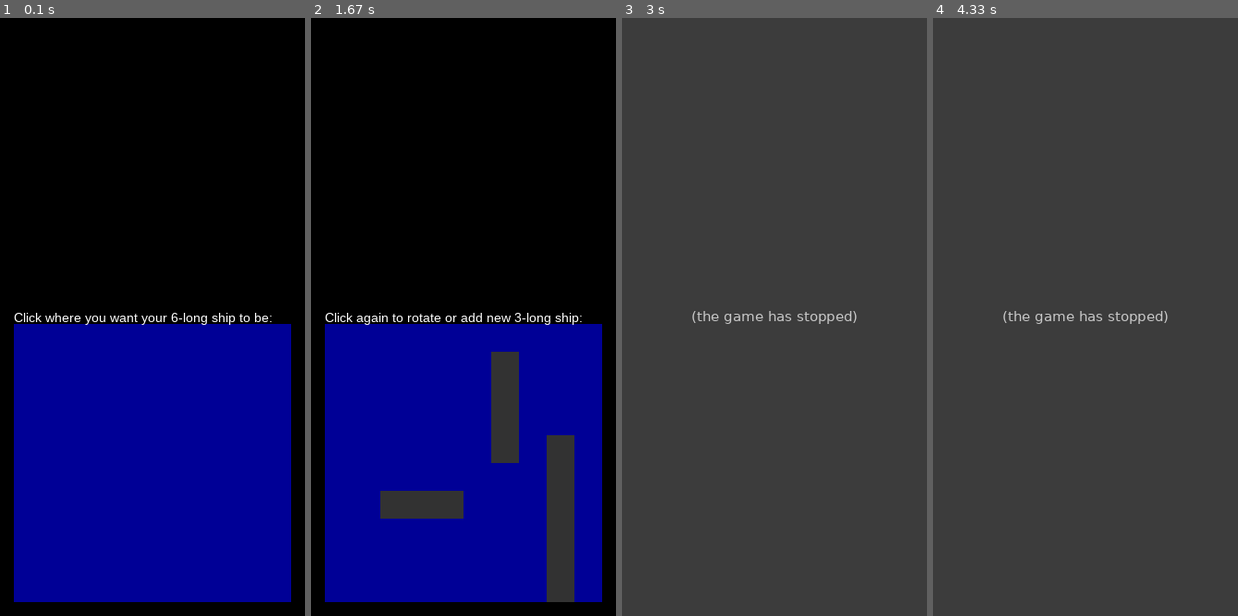
Above: before the commit, frames 1-4 (left to right).
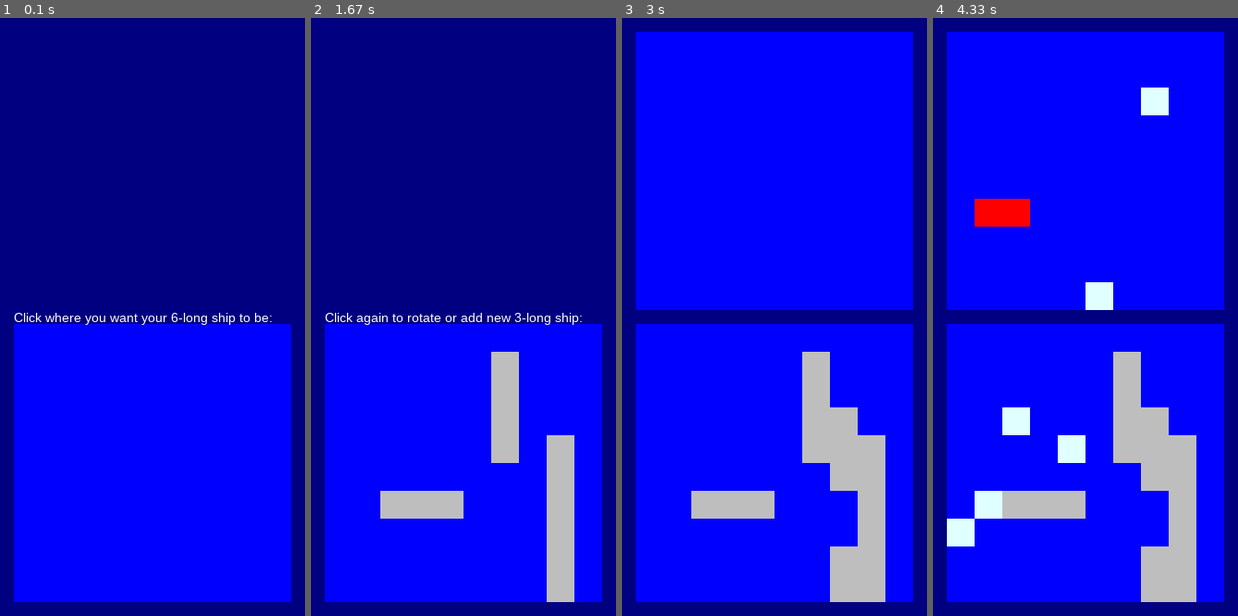
Above: after the commit, the same moments.

Repository: LukeStorry/pygame-battleships
Game: pygame game, started from battleships.py
The game is run twice, just before and just after one commit, with the same random seed, the same clock (stepped at 60 frames per second) and the same inputs.
Inputs (mouse positions are in pixels of both pictures, inside the frame that each line leads up to):
- Up to frame 1 (0.1 s): no input
- Up to frame 2 (1.67 s): click (561, 299) at 0.38 s; click (494, 448) at 0.72 s; click (500, 370) at 1.05 s; click (390, 197) at 1.38 s
- Up to frame 3 (3 s): click (777, 382) at 1.72 s; click (853, 412) at 2.05 s; click (853, 263) at 2.38 s; click (884, 269) at 2.72 s
- Up to frame 4 (4.33 s): click (997, 203) at 3.05 s; click (1097, 293) at 3.38 s; click (1018, 209) at 3.72 s; click (1167, 382) at 4.05 s

The runs differ from the first frame. In frame 1, 100% of the frame differs, in the area x 0-100%, y 0-100%; in frame 2, 100%; in frame 3, 100%; in frame 4, 100%.
Before the commit the program exited at 2.4 s; later frames show no game.

Commit message:
finished refactor

Diff:
--- a/battleships.py
+++ b/battleships.py
@@ -1,5 +1,4 @@
 
-import sys
 import pygame
 import random
 from enum import Enum
@@ -17,8 +16,7 @@
 
 class Ship:
     def __init__(self, x, y, d, l):
-        self.x = x
-        self.y = y
+        self.location = (x, y)
         self.direction = d
         self.length = l
 
@@ -34,12 +32,12 @@
                 self.coordinate_list.append((x - i, y))
 
     def __str__(self):
-        return "Ship: ({}, {}), {}, Length {}".format(
-            self.x, self.y, self.direction, self.length)
+        return "Ship: ({},{}), {}, Length {}".format(
+            *self.location, self.direction, self.length)
 
 
 class Board:
-    def __init__(self, size, ship_sizes=[6, 4, 3, 3, 2]):
+    def __init__(self, size=10, ship_sizes=[6, 4, 3, 3, 2]):
         self.size = size
         self.ship_sizes = ship_sizes
         self.ships_list = []
@@ -55,16 +53,14 @@
                 return False
         return True
 
-    def add(self, ship: Ship):
+    def add_ship(self, ship: Ship):
         if self.is_valid(ship):
-            print(ship)
             self.ships_list.append(ship)
-            print(self.ships_list)
             return True
         else:
             return False
 
-    def remove(self, ship):
+    def remove_ship(self, ship):
         self.ships_list.remove(ship)
 
     def ships_overlap(self, ship1, ship2):
@@ -133,53 +129,54 @@
 
 
 class PlayerBoard(Board):
-    def __init__(self, board_size, display):
-        super().__init__(board_size)
+    def __init__(self, display, board_size, ship_sizes):
+        super().__init__(board_size, ship_sizes)
         self.display = display
         self.place_ships()
 
     def place_ships(self):
-        ship = None
+        current_ship = None
         ship_direction = Direction.NORTH
         setup_finished = False
         ship_num = 0
         while not setup_finished:
             self.display.show(None, self)
 
-            if ship is None:
+            if current_ship is None:
                 text = 'Click where you want your {}-long ship to be:'.format(
                     self.ship_sizes[ship_num])
-            elif ship_num < len(self.ship_sizes):
+            elif ship_num < len(self.ship_sizes) - 1:
                 text = 'Click again to rotate or add new ' + \
                     '{}-long ship:'.format(self.ship_sizes[ship_num + 1])
             else:
-                text = 'Click again to rotate, or here if ready.'
+                text = 'Click again to rotate, or elsewhere if ready.'
             self.display.show_text(text, lower=True)
 
             x, y = self.display.get_input()
             if x is not None and y is not None:
-                if ship is not None:  # already a ship in the queue
-                    if ship.x == x and ship.y == y:  # rotate
-                        self.remove(ship)
+                if current_ship is not None:  # already a ship in the queue
+                    if (x, y) == current_ship.location:  # same click, rotate
+                        self.remove_ship(current_ship)
                         ship_direction = ship_direction.next()
-                    else:  # build new
-                        ship_num += 1
-                ship = Ship(x, y, ship_direction, self.ship_sizes[ship_num])
-
-                # Add ship to board, or delete if not valid
-                if not self.add(ship):
+                    else:  # clicked elsewhere
+                        if ship_num >= len(self.ship_sizes) - 1:
+                            setup_finished = True
+                            return
+                        else:  # build new
+                            ship_num += 1
+
+                current_ship = Ship(x, y, ship_direction,
+                                    self.ship_sizes[ship_num])
+                if not self.add_ship(current_ship):
                     ship_direction = ship_direction.next()
-                    ship = None
-
-            if len(self.ships_list) == len(self.ship_sizes):
-                setup_finished = True
-
-            self.display.flip()
+                    current_ship = None
+
+            Display.flip()
 
 
 class AIBoard(Board):
-    def init(self, board_size):
-        super().__init__(board_size)
+    def __init__(self, board_size, ship_sizes):
+        super().__init__(board_size, ship_sizes)
         for ship_length in self.ship_sizes:
             shipFound = False
             while not shipFound:
@@ -187,21 +184,21 @@
                 y = random.randint(0, board_size - 1)
                 ship_direction = random.choice(list(Direction))
                 ship = Ship(x, y, ship_direction, ship_length)
-                if self.add(ship):
+                if self.add_ship(ship):
                     shipFound = True
 
 
 class Display:
     colours = {
-        "water": (0, 0, 150),
-        "ship": (50, 50, 50),
-        "hit": (255, 0, 0),
-        "miss": (100, 150, 255),
-        "background": (0, 0, 0),
-        "text": (255, 255, 255)
+        "water": pygame.color.Color("blue"),
+        "ship": pygame.color.Color("gray"),
+        "hit": pygame.color.Color("red"),
+        "miss": pygame.color.Color("lightcyan"),
+        "background": pygame.color.Color("navy"),
+        "text": pygame.color.Color("white")
     }
 
-    def __init__(self, board_size, cell_size=30, margin=15):
+    def __init__(self, board_size=10, cell_size=30, margin=15):
         self.board_size = board_size
         self.cell_size = cell_size
         self.margin = margin
@@ -212,15 +209,18 @@
 
         screen_width = self.cell_size * board_size + 2 * margin
         screen_height = 2 * self.cell_size * board_size + 3 * margin
-        self.screen = pygame.display.set_mode([screen_width, screen_height])
+        self.screen = pygame.display.set_mode(
+            [screen_width, screen_height])
         pygame.display.set_caption("Battleships")
 
     def show(self, upper_board, lower_board, include_top_ships=False):
         if upper_board is not None:
-            upper_colours = upper_board.colour_grid(self.colours, include_top_ships)
+            upper_colours = upper_board.colour_grid(
+                self.colours, include_top_ships)
 
         if lower_board is not None:
-            lower_colours = lower_board.colour_grid(self.colours, include_ships=True)
+            lower_colours = lower_board.colour_grid(
+                self.colours, include_ships=True)
 
         self.screen.fill(Display.colours["background"])
         for y in range(self.board_size):
@@ -229,20 +229,20 @@
                 if upper_board is not None:
                     pygame.draw.rect(self.screen, upper_colours[y][x],
                                      [self.margin + x * self.cell_size,
-                                     self.margin + y * self.cell_size,
-                                     self.cell_size, self.cell_size])
+                                      self.margin + y * self.cell_size,
+                                      self.cell_size, self.cell_size])
 
                 if lower_board is not None:
                     offset = self.margin * 2 + self.board_size * self.cell_size
                     pygame.draw.rect(self.screen, lower_colours[y][x],
                                      [self.margin + x * self.cell_size,
-                                     offset + y * self.cell_size,
-                                     self.cell_size, self.cell_size])
+                                      offset + y * self.cell_size,
+                                      self.cell_size, self.cell_size])
 
     def get_input(self):
         for event in pygame.event.get():
             if event.type == pygame.QUIT:
-                self.close()
+                Display.close()
             elif event.type == pygame.MOUSEBUTTONDOWN:
                 x, y = pygame.mouse.get_pos()
                 y = y % (self.board_size * self.cell_size + self.margin)
@@ -263,43 +263,45 @@
         if lower:
             self.screen.blit(label, (x, y_lo))
 
-    def flip(self):
+    @classmethod
+    def flip(cls):
         pygame.display.flip()
         pygame.time.Clock().tick(60)
 
-    def close(self):
+    @classmethod
+    def close(cls):
         pygame.display.quit()
         pygame.quit()
-        sys.exit()
 
 
 class Game:
-    def __init__(self, size, display):
-        self.ai_board = AIBoard(size)
-        self.player_board = PlayerBoard(size, display)
+    def __init__(self, display, size=10, ship_sizes=[6, 4, 3, 3, 2]):
+        self.board_size = size
+        self.display = display
+        self.ai_board = AIBoard(size, ship_sizes)
+        self.player_board = PlayerBoard(display, size, ship_sizes)
 
     def play(self):
-        print(self.ai_board.ships_list)
-        while not self.check_gameover():
-            print("t")
+        print("play starts")
+        while not self.gameover():
             if self.player_shoot():
                 self.ai_shoot()
-
-            self.display.show(ai_board, player_board)
+            self.display.show(self.ai_board, self.player_board)
             self.display.show_text("Click to guess:")
+            Display.flip()
 
     def ai_shoot(self):
         shot = False
         while not shot:
-            x = random.randint(0, board_size - 1)
-            y = random.randint(0, board_size - 1)
+            x = random.randint(0, self.board_size - 1)
+            y = random.randint(0, self.board_size - 1)
             shot = self.player_board.shoot(x, y)
 
     def player_shoot(self):
-        x, y = self.get_input()
+        x, y = self.display.get_input()
         return self.ai_board.shoot(x, y)
 
-    def check_gameover(self):
+    def gameover(self):
         if self.ai_board.gameover():
             print("Congratulations you won")
             return True
@@ -313,9 +315,9 @@
 def main():
     replay = True
     while replay:
-        d = Display(10)
-        g = Game(10, d)
-        g.play()
+        d = Display()
+        Game(d).play()
+        # Game(d, 2, [1,1]).play()
         d.close()
 
         response = input("Replay? y/n: ")
